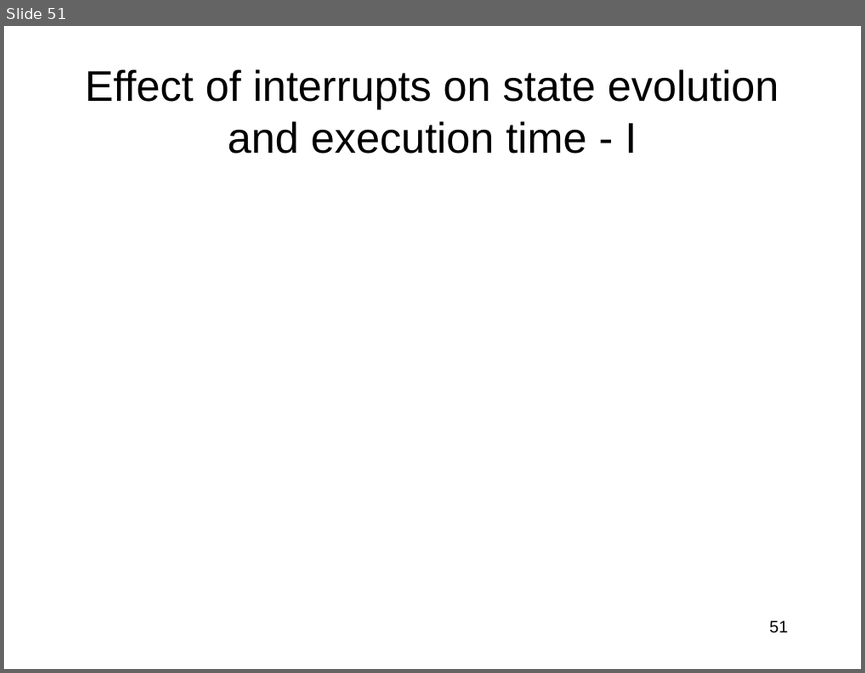
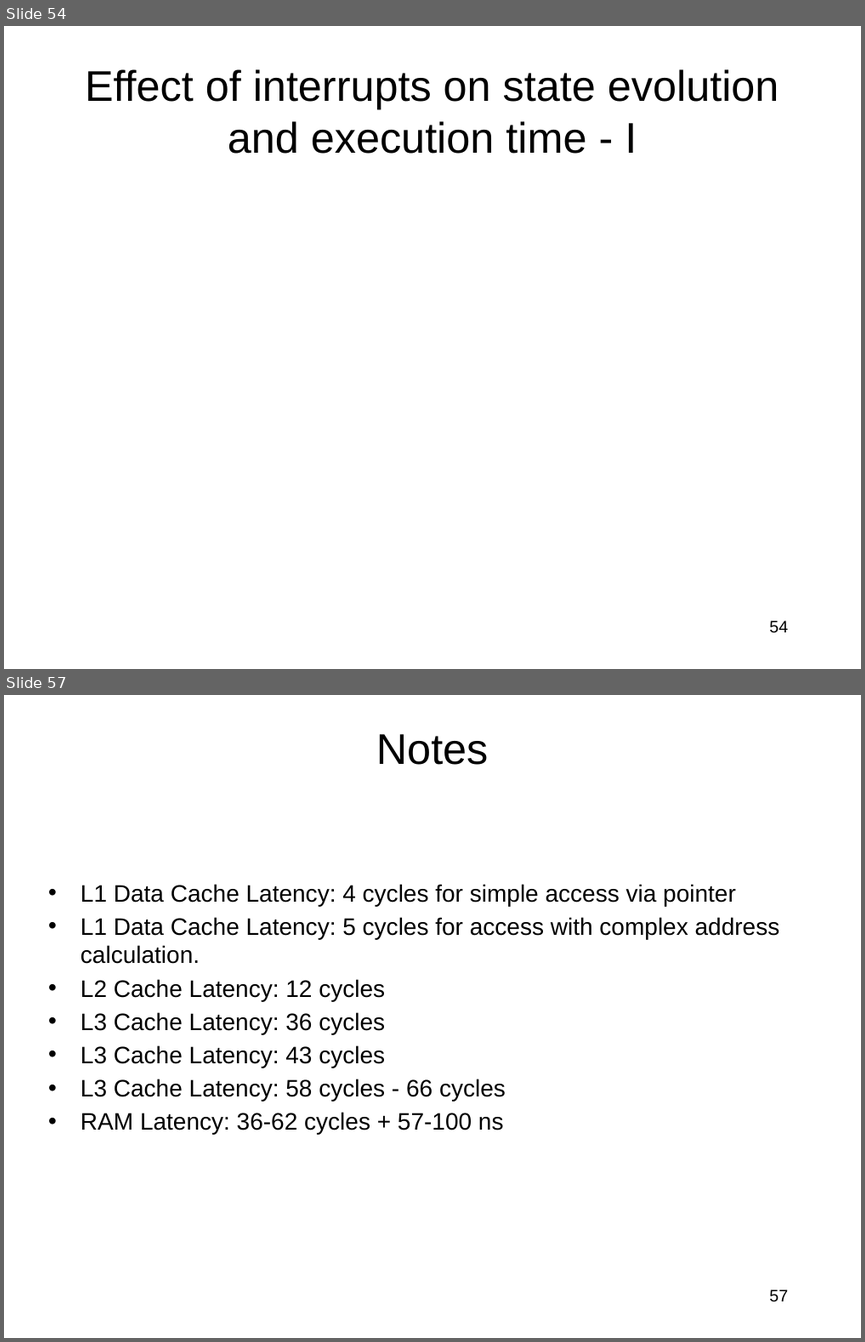
Before and after one commit to jlmucb/class_notes, a slide deck: BerkeleyClass/CS290Spring2013/Lectures/entropy_talk.pptx. Shown one above the other, each under a label of ours: slide 51 before the commit, slides 54 and 57 after it; the slides between them are not shown. The pictures are 865x673 and 865x1342 pixels, drawn with LibreOffice and Linux fonts; fonts in the diff are those of the drawing; grey boxes stand for pictures. Boxes give left, top, right and bottom in pixels: in the first picture for what was removed or moved away, otherwise in the second. Text is boxed around its words. In the diff, an @@ line names an element or a change of style, - is before the commit and + after.

Commit message:
some data

```diff
--- a/BerkeleyClass/CS290Spring2013/Lectures/entropy_talk.pptx
+++ b/BerkeleyClass/CS290Spring2013/Lectures/entropy_talk.pptx
@@ slide 57 added at [4,695,861,1338], background #FFFFFF @@
@@ title added at [376,734,488,765], 36 pt, text #000000 @@
+Notes
@@ text added at [80,884,780,1134], 20 pt, text #000000 @@
+• L1 Data Cache Latency: 4 cycles for simple access via pointer
+• L1 Data Cache Latency: 5 cycles for access with complex address calculation.
+• L2 Cache Latency: 12 cycles
+• L3 Cache Latency: 36 cycles
+• L3 Cache Latency: 43 cycles
+• L3 Cache Latency: 58 cycles - 66 cycles
+• RAM Latency: 36-62 cycles + 57-100 ns
@@ page number added at [769,1289,788,1302], 14 pt, text #000000 @@
+57
@@ what was slide 51 is now slide 54 @@
@@ page number at [769,620,788,633]: text changed @@
-51
+54
```
Also in this commit, not shown: 6 slides changed, 3 other slides added, 1 slide removed, 1 other file.
